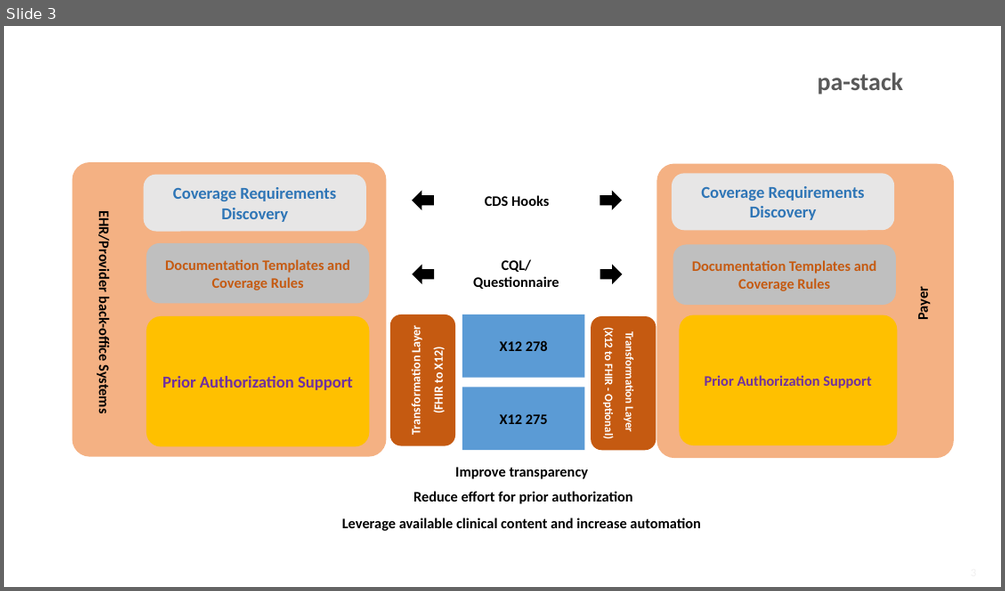
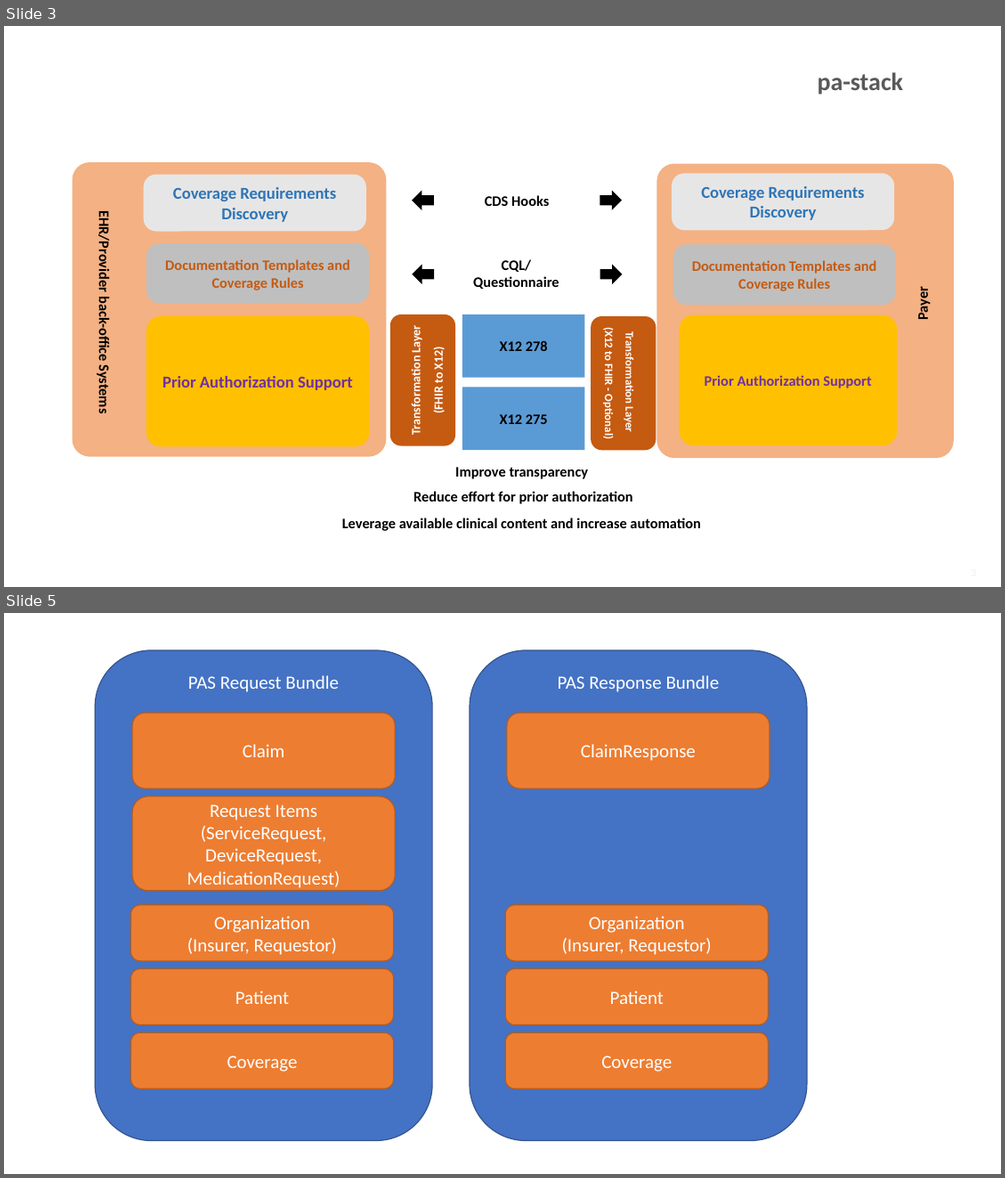
Before and after one commit to HL7/davinci-pas, a slide deck: images-source/drawings.pptx. Shown one above the other, each under a label of ours: slide 3 before the commit, slides 3 and 5 after it; the slides between them are not shown. The pictures are 1005x591 and 1005x1178 pixels, drawn with LibreOffice and Linux fonts; fonts in the diff are those of the drawing. Boxes give left, top, right and bottom in pixels: in the first picture for what was removed or moved away, otherwise in the second. Text is boxed around its words. In the diff, an @@ line names an element or a change of style, - is before the commit and + after.

```diff
--- a/images-source/drawings.pptx
+++ b/images-source/drawings.pptx
@@ slide 5 added at (4, 613, 1001, 1174), background #FFFFFF @@
@@ rounded rectangle added at (96, 650, 432, 1140), fill #4472C4, outline #325491 1 pt, 18 pt, text #FFFFFF @@
+PAS Request Bundle
@@ rounded rectangle added at (469, 650, 807, 1140), fill #4472C4, outline #325491 1 pt, 18 pt, text #FFFFFF @@
+PAS Response Bundle
@@ rounded rectangle added at (133, 713, 395, 788), fill #ED7D31, outline #AF5C24 1 pt, 18 pt, text #FFFFFF @@
+Claim
@@ rounded rectangle added at (507, 713, 769, 788), fill #ED7D31, outline #AF5C24 1 pt, 18 pt, text #FFFFFF @@
+ClaimResponse
@@ rounded rectangle added at (133, 796, 395, 891), fill #ED7D31, outline #AF5C24 1 pt, 18 pt, text #FFFFFF @@
+Request Items
+(ServiceRequest, DeviceRequest, MedicationRequest)
@@ rounded rectangle added at (131, 905, 394, 961), fill #ED7D31, outline #AF5C24 1 pt, 18 pt, text #FFFFFF @@
+Organization
+(Insurer, Requestor)
@@ rounded rectangle added at (506, 905, 769, 961), fill #ED7D31, outline #AF5C24 1 pt, 18 pt, text #FFFFFF @@
+Organization
+(Insurer, Requestor)
@@ rounded rectangle added at (131, 969, 394, 1025), fill #ED7D31, outline #AF5C24 1 pt, 18 pt, text #FFFFFF @@
+Patient
@@ rounded rectangle added at (506, 969, 769, 1025), fill #ED7D31, outline #AF5C24 1 pt, 18 pt, text #FFFFFF @@
+Patient
@@ rounded rectangle added at (131, 1032, 394, 1088), fill #ED7D31, outline #AF5C24 1 pt, 18 pt, text #FFFFFF @@
+Coverage
@@ rounded rectangle added at (506, 1032, 769, 1088), fill #ED7D31, outline #AF5C24 1 pt, 18 pt, text #FFFFFF @@
+Coverage
```
Also in this commit, not shown: 1 slide changed, 10 other files.
